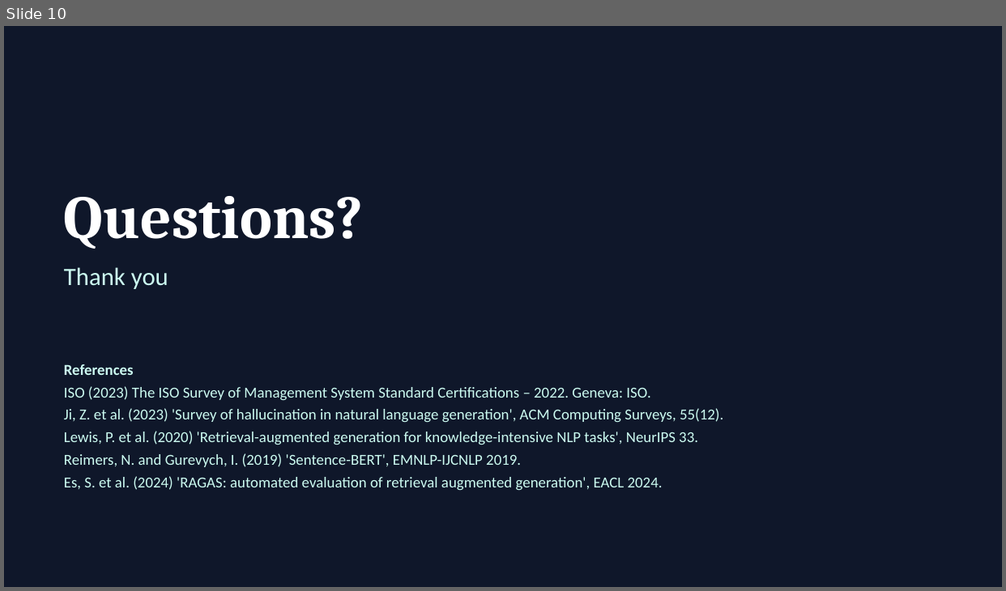
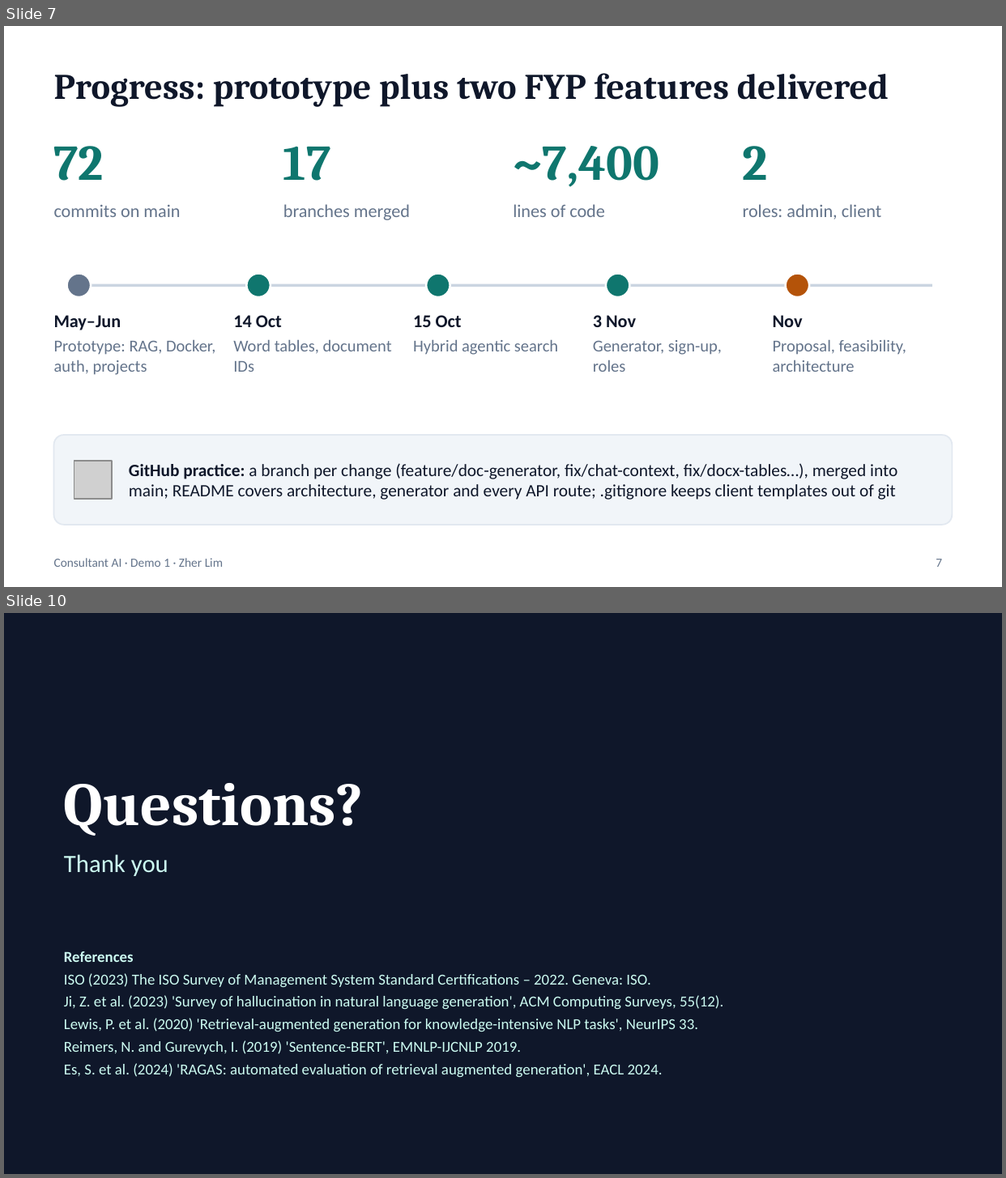
Before and after one commit to zherl25/Consultancy_Project, a slide deck: docs/presentations/Demo1_Consultant_AI.pptx. Shown one above the other, each under a label of ours: slide 10 before the commit, slides 7 and 10 after it; the slides between them are not shown. The pictures are 1006x591 and 1006x1178 pixels, drawn with LibreOffice and Linux fonts; fonts in the diff are those of the drawing; grey boxes stand for pictures. Boxes give left, top, right and bottom in pixels: in the first picture for what was removed or moved away, otherwise in the second. Text is boxed around its words. In the diff, an @@ line names an element or a change of style, - is before the commit and + after.

```diff
--- a/docs/presentations/Demo1_Consultant_AI.pptx
+++ b/docs/presentations/Demo1_Consultant_AI.pptx
@@ slide 7 added at box(4, 26, 1002, 587), background #FFFFFF @@
@@ title added at box(54, 73, 889, 107), 26 pt, text #0F172A, bold @@
+Progress: prototype plus two FYP features delivered
@@ text added at box(54, 146, 104, 181), 36 pt, text #0F766E, bold @@
+72
@@ text added at box(283, 147, 331, 181), 36 pt, text #0F766E, bold @@
+17
@@ text added at box(513, 146, 659, 187), 36 pt, text #0F766E, bold @@
+~7,400
@@ text added at box(743, 146, 768, 180), 36 pt, text #0F766E, bold @@
+2
@@ text added at box(54, 205, 180, 217), 13 pt, text #64748B @@
+commits on main
@@ text added at box(283, 204, 410, 220), 13 pt, text #64748B @@
+branches merged
@@ text added at box(513, 204, 605, 217), 13 pt, text #64748B @@
+lines of code
@@ text added at box(743, 204, 881, 220), 13 pt, text #64748B @@
+roles: admin, client
@@ ellipse added at box(67, 274, 91, 297), fill #64748B, outline #FFFFFF 1.5 pt @@
@@ line added from (74, 285) to (932, 285), #CBD5E1 2 pt @@
@@ ellipse added at box(246, 274, 270, 297), fill #0F766E, outline #FFFFFF 1.5 pt @@
@@ ellipse added at box(426, 274, 450, 297), fill #0F766E, outline #FFFFFF 1.5 pt @@
@@ ellipse added at box(606, 274, 629, 297), fill #0F766E, outline #FFFFFF 1.5 pt @@
@@ ellipse added at box(786, 274, 809, 297), fill #B45309, outline #FFFFFF 1.5 pt @@
@@ text added at box(54, 315, 121, 331), 13 pt, text #0F172A, bold @@
+May–Jun
@@ text added at box(233, 315, 282, 327), 13 pt, text #0F172A, bold @@
+14 Oct
@@ text added at box(413, 315, 462, 327), 13 pt, text #0F172A, bold @@
+15 Oct
@@ text added at box(593, 315, 636, 327), 13 pt, text #0F172A, bold @@
+3 Nov
@@ text added at box(773, 315, 803, 327), 13 pt, text #0F172A, bold @@
+Nov
@@ text added at box(54, 340, 215, 375), 12 pt, text #64748B @@
+Prototype: RAG, Docker, auth, projects
@@ text added at box(233, 340, 392, 372), 12 pt, text #64748B @@
+Word tables, document IDs
@@ text added at box(413, 340, 558, 355), 12 pt, text #64748B @@
+Hybrid agentic search
@@ text added at box(593, 340, 722, 372), 12 pt, text #64748B @@
+Generator, sign-up, roles
@@ text added at box(773, 340, 906, 372), 12 pt, text #64748B @@
+Proposal, feasibility, architecture
@@ rounded rectangle added at box(54, 435, 952, 525), fill #F1F5F9, outline #E2E8F0 1 pt @@
@@ picture added at box(74, 461, 112, 499) @@
@@ text added at box(129, 463, 897, 500), 12.5 pt, text #0F172A @@
+GitHub practice: a branch per change (feature/doc-generator, fix/chat-context, fix/docx-tables…), merged into main; README covers architecture, generator and every API route; .gitignore keeps client templates out of git
@@ text added at box(54, 558, 223, 567), 9 pt, text #64748B @@
+Consultant AI · Demo 1 · Zher Lim
@@ page number added at box(936, 559, 942, 567), 9 pt, text #64748B @@
+7
```
Also in this commit, not shown: 6 slides changed, 2 other slides added, 3 slides removed.
